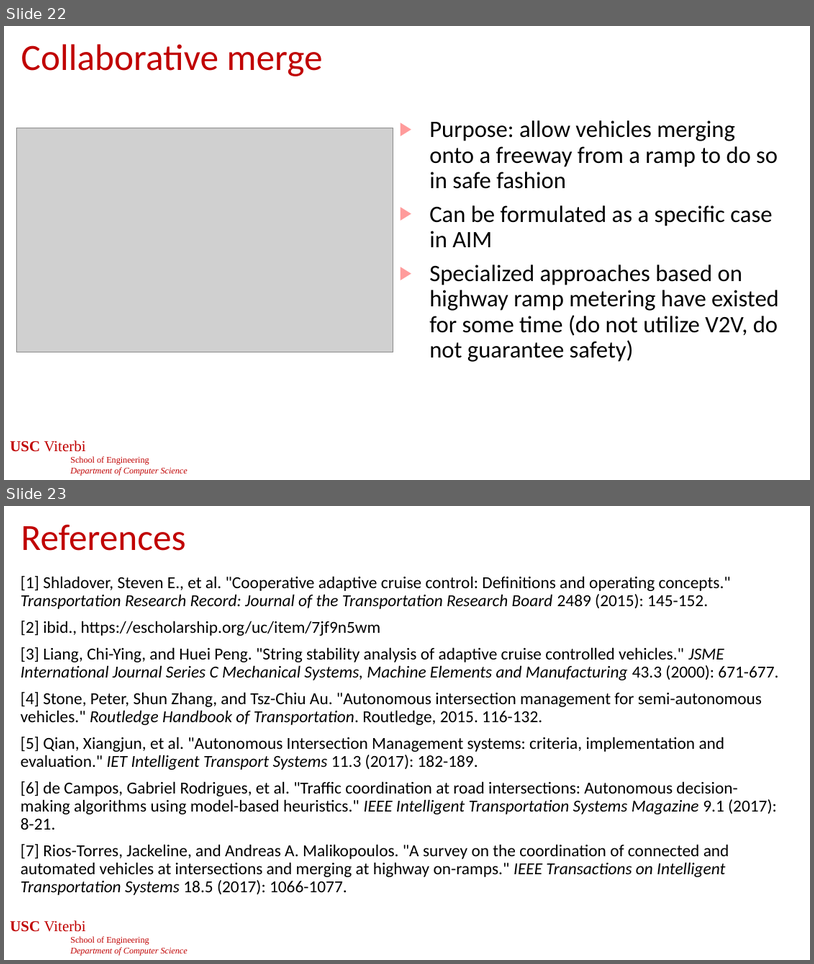
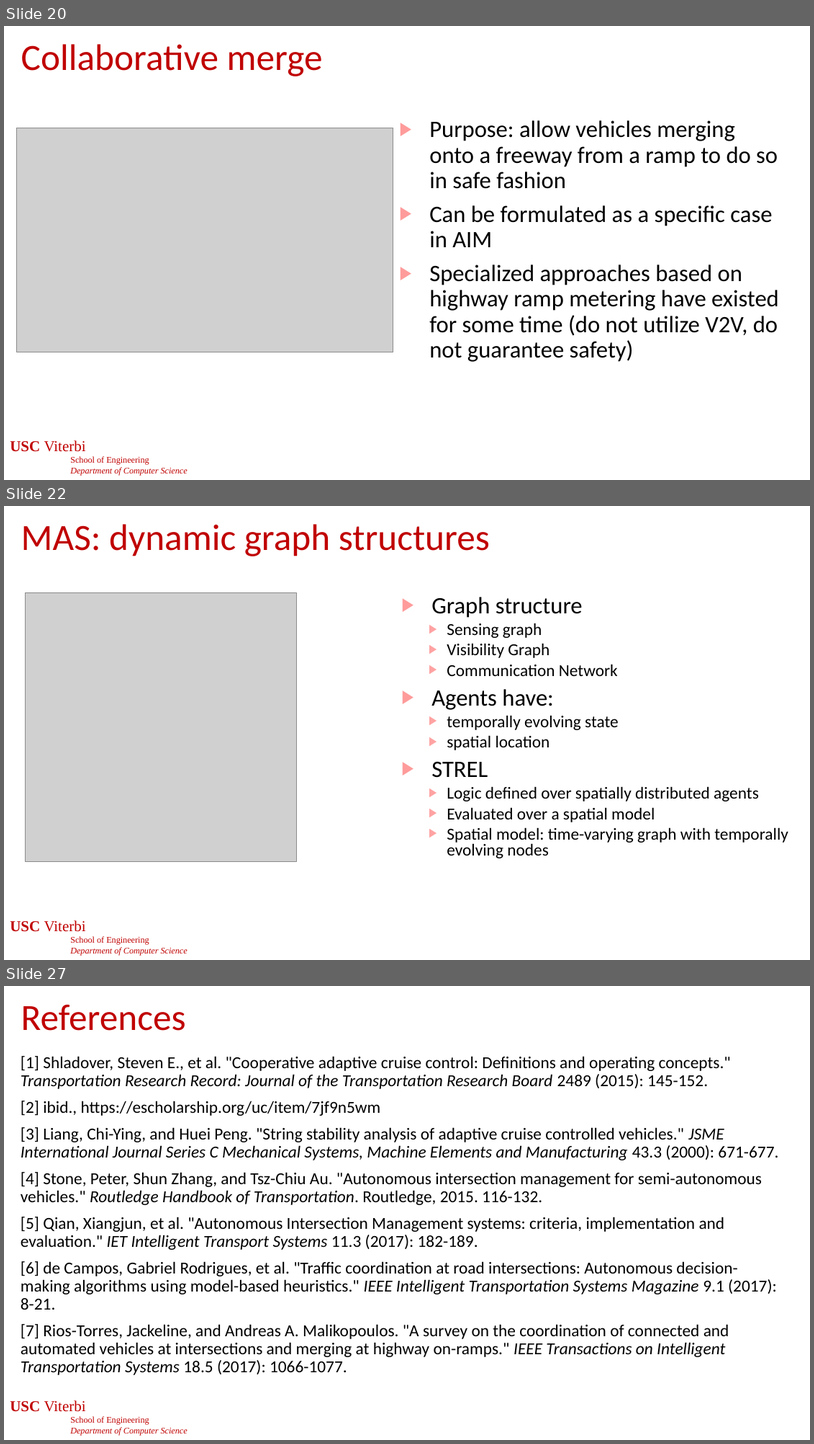
Before and after one commit to jdeshmukh/jdeshmukh.github.io, a slide deck: teaching/cs513-autocps-fall-2025/slides/MultiAgent.pptx. Shown one above the other, each under a label of ours: slides 22 and 23 before the commit, slides 20, 22 and 27 after it; the slides between them are not shown. The pictures are 814x964 and 814x1444 pixels, drawn with LibreOffice and Linux fonts; fonts in the diff are those of the drawing; grey boxes stand for pictures; background and template pictures are left out. Boxes give left, top, right and bottom in pixels: in the first picture for what was removed or moved away, otherwise in the second. Text is boxed around its words. In the diff, an @@ line names an element or a change of style, - is before the commit and + after.

```diff
--- a/teaching/cs513-autocps-fall-2025/slides/MultiAgent.pptx
+++ b/teaching/cs513-autocps-fall-2025/slides/MultiAgent.pptx
@@ slide 22 added at (4,506,810,960), background #FFFFFF; not listed: 1 template element that a slide beside it also shows @@
@@ title added at (21,524,490,556), 44 pt, text #C00000 @@
+MAS: dynamic graph structures
@@ picture added at (26,592,297,861) @@
@@ text added at (432,597,789,858), 20 pt, text #000000 @@
+▶ Graph structure
+  ▶ Sensing graph
+  ▶ Visibility Graph
+  ▶ Communication Network
+▶ Agents have:
+  ▶ temporally evolving state
+  ▶ spatial location
+▶ STREL
+  ▶ Logic defined over spatially distributed agents
+  ▶ Evaluated over a spatial model
+  ▶ Spatial model: time-varying graph with temporally evolving nodes
@@ what was slide 22 is now slide 20 @@
@@ what was slide 23 is now slide 27 @@
```
Also in this commit, not shown: 3 slides changed, 5 other slides added, 2 slides removed, 1 other file.
